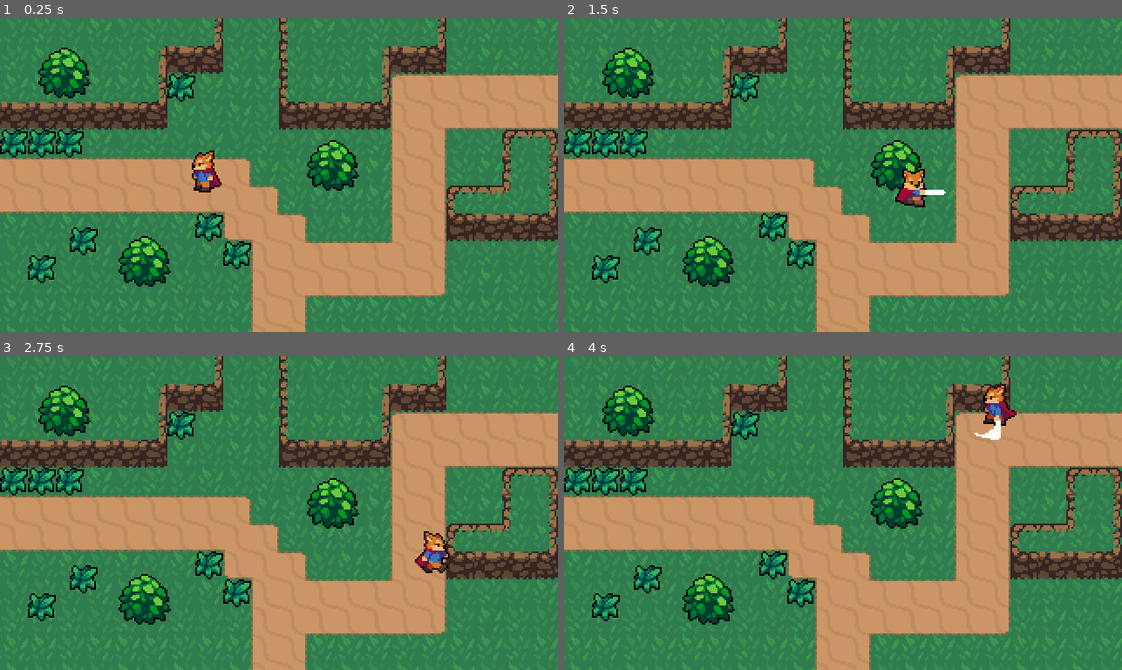
Above: before the commit, frames 1-4 (two rows, left to right).
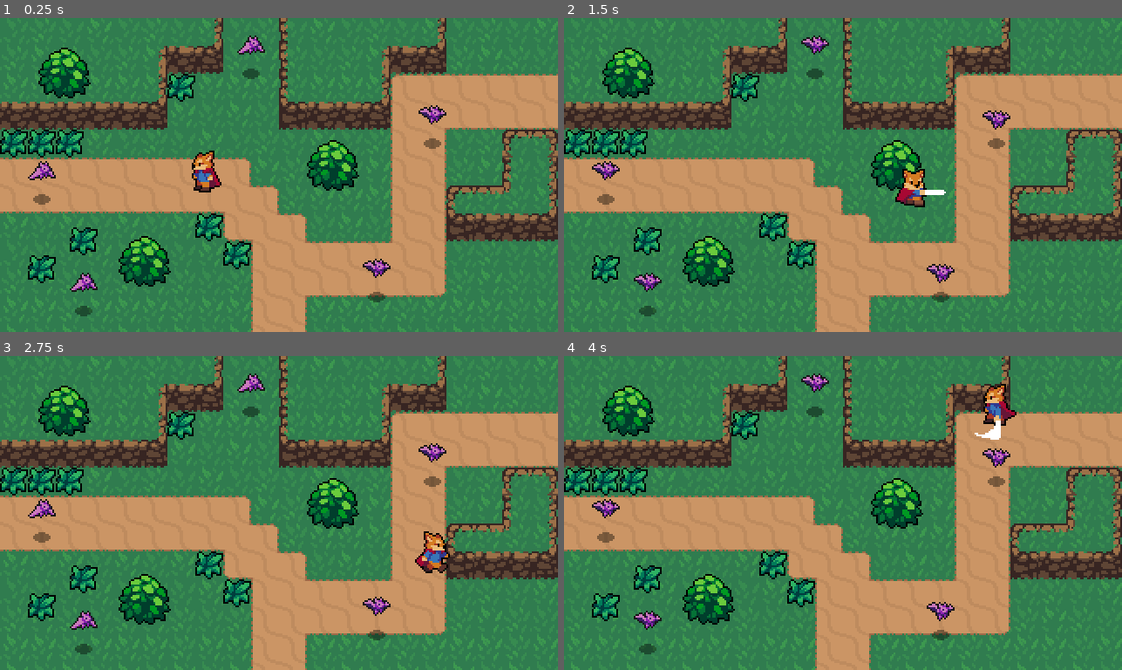
Above: after the commit, the same moments.

Repository: Javakryak/godot-action-rpg
Game: Godot game, scene res://World.tscn
The game is run twice, just before and just after one commit, with the same random seed, the same clock (stepped at 60 frames per second) and the same inputs.
Inputs:
- Up to frame 1 (0.25 s): no input
- Up to frame 2 (1.5 s): hold Right (ui_right) 0.53-1.28 s; tap K (roll) at 0.6 s; hold Down (ui_down) from 1.28 s (still down); tap J (attack) at 1.35 s
- Up to frame 3 (2.75 s): tap K (roll) at 1.55, 2.1 s; release Down (ui_down) at 2.03 s; hold Right (ui_right) from 2.03 s (still down)
- Up to frame 4 (4 s): release Right (ui_right) at 2.78 s; hold Up (ui_up) 2.78-3.53 s; tap K (roll) at 2.85, 3.8 s; hold Left (ui_left) from 3.53 s (still down); tap J (attack) at 3.6 s

The runs differ from the first frame. In frame 1, 1.2% of the frame differs, in the area x 5-80%, y 5-95%; in frame 2, 1.2%; in frame 3, 1.2%; in frame 4, 1.2%.

Commit message:
bat-enemy-and-enemy-stats

Diff:
--- /dev/null
+++ b/Enemies/Bat.gd
@@ -0,0 +1,25 @@
+extends KinematicBody2D
+
+var knockback = Vector2.ZERO
+
+onready var stats = $Stats
+onready var animatedSprite = $AnimatedSprite
+
+func _ready():
+	start_frame()
+
+func _physics_process(delta):
+	knockback = knockback.move_toward(Vector2.ZERO, 200 * delta)
+	knockback = move_and_slide(knockback)
+
+func _on_Hurtbox_area_entered(area):
+	stats.health -= area.damage
+	knockback = area.knockback_vector * 120
+
+func _on_Stats_no_health():
+	queue_free()
+
+func start_frame():
+	var spriteFrames = animatedSprite.get_sprite_frames()
+	var spriteCount = spriteFrames.get_frame_count(animatedSprite.animation) - 1
+	animatedSprite.frame = rand_range(0, spriteCount)
--- /dev/null
+++ b/Enemies/Bat.tscn
@@ -0,0 +1,74 @@
+[gd_scene load_steps=14 format=2]
+
+[ext_resource path="res://Enemies/Bat.png" type="Texture" id=1]
+[ext_resource path="res://Shadows/SmallShadow.png" type="Texture" id=2]
+[ext_resource path="res://Hitboxes/Hurtbox.tscn" type="PackedScene" id=3]
+[ext_resource path="res://Enemies/Bat.gd" type="Script" id=4]
+[ext_resource path="res://Stats.tscn" type="PackedScene" id=5]
+
+[sub_resource type="AtlasTexture" id=1]
+atlas = ExtResource( 1 )
+region = Rect2( 0, 0, 16, 24 )
+
+[sub_resource type="AtlasTexture" id=2]
+atlas = ExtResource( 1 )
+region = Rect2( 16, 0, 16, 24 )
+
+[sub_resource type="AtlasTexture" id=3]
+atlas = ExtResource( 1 )
+region = Rect2( 32, 0, 16, 24 )
+
+[sub_resource type="AtlasTexture" id=4]
+atlas = ExtResource( 1 )
+region = Rect2( 48, 0, 16, 24 )
+
+[sub_resource type="AtlasTexture" id=5]
+atlas = ExtResource( 1 )
+region = Rect2( 64, 0, 16, 24 )
+
+[sub_resource type="SpriteFrames" id=6]
+animations = [ {
+"frames": [ SubResource( 1 ), SubResource( 2 ), SubResource( 3 ), SubResource( 4 ), SubResource( 5 ) ],
+"loop": true,
+"name": "Fly",
+"speed": 10.0
+} ]
+
+[sub_resource type="CircleShape2D" id=7]
+radius = 4.0
+
+[sub_resource type="CapsuleShape2D" id=8]
+radius = 7.0
+height = 4.0
+
+[node name="Bat" type="KinematicBody2D"]
+collision_layer = 16
+script = ExtResource( 4 )
+
+[node name="AnimatedSprite" type="AnimatedSprite" parent="."]
+frames = SubResource( 6 )
+animation = "Fly"
+frame = 3
+playing = true
+offset = Vector2( 0, -12 )
+
+[node name="ShadowSprite" type="Sprite" parent="."]
+texture = ExtResource( 2 )
+
+[node name="CollisionShape2D" type="CollisionShape2D" parent="."]
+shape = SubResource( 7 )
+
+[node name="Hurtbox" parent="." instance=ExtResource( 3 )]
+collision_layer = 8
+
+[node name="CollisionShape2D" parent="Hurtbox" index="0"]
+position = Vector2( 0, -13 )
+shape = SubResource( 8 )
+
+[node name="Stats" parent="." instance=ExtResource( 5 )]
+max_health = 2
+
+[connection signal="area_entered" from="Hurtbox" to="." method="_on_Hurtbox_area_entered"]
+[connection signal="no_health" from="Stats" to="." method="_on_Stats_no_health"]
+
+[editable path="Hurtbox"]
--- /dev/null
+++ b/Hitboxes/Hitbox.gd
@@ -0,0 +1,3 @@
+extends Area2D
+
+export var damage = 1
--- a/Hitboxes/Hitbox.tscn
+++ b/Hitboxes/Hitbox.tscn
@@ -1,7 +1,10 @@
-[gd_scene format=2]
+[gd_scene load_steps=2 format=2]
+
+[ext_resource path="res://Hitboxes/Hitbox.gd" type="Script" id=1]
 
 [node name="Hitbox" type="Area2D"]
 collision_layer = 0
 collision_mask = 0
+script = ExtResource( 1 )
 
 [node name="CollisionShape2D" type="CollisionShape2D" parent="."]
--- a/Player/Player.gd
+++ b/Player/Player.gd
@@ -18,9 +18,11 @@
 onready var animationPlayer = $AnimationPlayer
 onready var animationTree = $AnimationTree
 onready var animationState = animationTree.get("parameters/playback")
+onready var swordHitbox = $HitboxPivot/SwordHitbox
 
 func _ready():
 	animationTree.active = true
+	swordHitbox.knockback_vector = roll_vector
 
 
 func _physics_process(delta):
@@ -41,6 +43,7 @@
 
 	if input_vector != Vector2.ZERO:
 		roll_vector = input_vector
+		swordHitbox.knockback_vector = input_vector
 		animationTree.set("parameters/Idle/blend_position", input_vector)
 		animationTree.set("parameters/Run/blend_position", input_vector)
 		animationTree.set("parameters/Attack/blend_position", input_vector)
--- a/Player/Player.tscn
+++ b/Player/Player.tscn
@@ -1,8 +1,9 @@
-[gd_scene load_steps=50 format=2]
+[gd_scene load_steps=51 format=2]
 
 [ext_resource path="res://Player/Player.png" type="Texture" id=1]
 [ext_resource path="res://Player/Player.gd" type="Script" id=2]
 [ext_resource path="res://Hitboxes/Hitbox.tscn" type="PackedScene" id=3]
+[ext_resource path="res://Player/SwordHitbox.gd" type="Script" id=4]
 
 [sub_resource type="CapsuleShape2D" id=1]
 radius = 4.0
@@ -650,6 +651,7 @@
 [node name="SwordHitbox" parent="HitboxPivot" instance=ExtResource( 3 )]
 position = Vector2( 15, 0 )
 collision_mask = 8
+script = ExtResource( 4 )
 
 [node name="CollisionShape2D" parent="HitboxPivot/SwordHitbox" index="0"]
 shape = SubResource( 35 )
--- /dev/null
+++ b/Player/SwordHitbox.gd
@@ -0,0 +1,3 @@
+extends "res://Hitboxes/Hitbox.gd"
+
+var knockback_vector = Vector2.ZERO
--- /dev/null
+++ b/Stats.gd
@@ -0,0 +1,11 @@
+extends Node
+
+export(int) var max_health = 1
+onready var health = max_health setget set_health
+
+signal no_health
+
+func set_health(value):
+	health = value
+	if health <= 0:
+		emit_signal("no_health")
--- /dev/null
+++ b/Stats.tscn
@@ -0,0 +1,6 @@
+[gd_scene load_steps=2 format=2]
+
+[ext_resource path="res://Stats.gd" type="Script" id=1]
+
+[node name="Stats" type="Node"]
+script = ExtResource( 1 )
--- a/World.tscn
+++ b/World.tscn
@@ -6,6 +6,7 @@
 [ext_resource path="res://World/DirtTileset.png" type="Texture" id=4]
 [ext_resource path="res://World/CliffTileset.png" type="Texture" id=5]
 [ext_resource path="res://World/Grass.tscn" type="PackedScene" id=6]
+[ext_resource path="res://Enemies/Bat.tscn" type="PackedScene" id=7]
 
 [sub_resource type="TileSet" id=1]
 0/name = "DirtTileset.png 0"
@@ -549,3 +550,18 @@
 
 [node name="Grass4" parent="YSort/Grass" instance=ExtResource( 6 )]
 position = Vector2( 32, 64 )
+
+[node name="Bat" parent="YSort" instance=ExtResource( 7 )]
+position = Vector2( 48, 168 )
+
+[node name="Bat2" parent="YSort" instance=ExtResource( 7 )]
+position = Vector2( 216, 160 )
+
+[node name="Bat3" parent="YSort" instance=ExtResource( 7 )]
+position = Vector2( 144, 32 )
+
+[node name="Bat4" parent="YSort" instance=ExtResource( 7 )]
+position = Vector2( 248, 72 )
+
+[node name="Bat5" parent="YSort" instance=ExtResource( 7 )]
+position = Vector2( 24, 104 )
--- a/project.godot
+++ b/project.godot
@@ -91,6 +91,7 @@
 2d_physics/layer_2="Player"
 2d_physics/layer_3="PlayerHurtbox"
 2d_physics/layer_4="EnemyHutrbox"
+2d_physics/layer_5="Enemy"
 
 [physics]
 
Not shown: 1 places in World.tscn that only renumber resources
